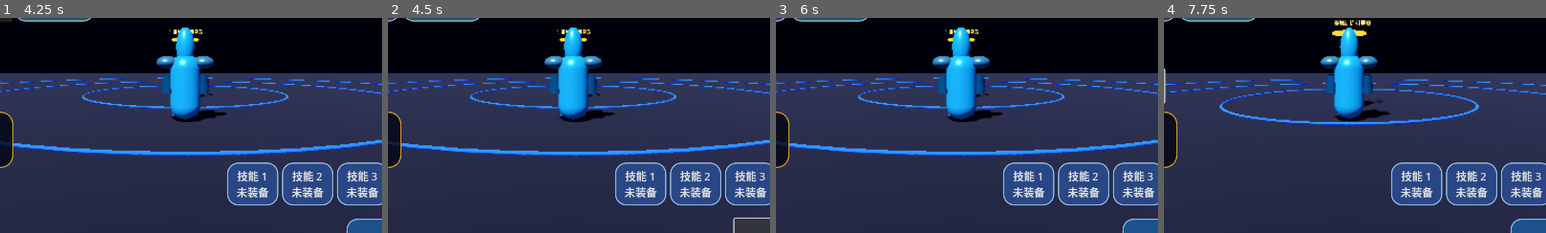
Above: before the commit, frames 1-4 (left to right).
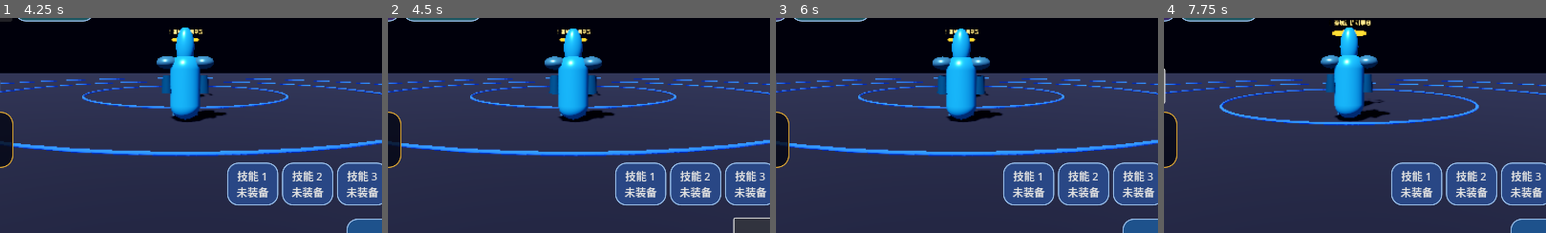
Above: after the commit, the same moments.

Repository: Qazwesrd/Saint-Seiya-Universe-War
Game: Godot game, scene res://scenes/main_menu.tscn
Two runs of this game, one before a commit and one after it. Both use one fixed random seed, a clock stepped at 60 frames per second and the inputs below.
Inputs:
- Up to frame 1 (4.25 s): click "开始新游戏 / 新建存档" at 0.5 s; click "开始新游戏 / 新建存档" at 1.25 s; click "继续游戏 / 存档管理" at 2 s; click "游戏设置" at 2.75 s; click "读取" at 3.5 s
- Up to frame 2 (4.5 s): click "闪避" at 4.25 s
- Up to frame 3 (6 s): click "连招" at 5 s; click "普攻" at 5.75 s
- Up to frame 4 (7.75 s): click "交谈 / 接任务" at 6.5 s; click "任务导航" at 7.25 s
The pictures show only the part of the screen within x 26-76%, y 29-79%; the shares and areas given below are measured in that part.

Frame 1 is identical in both runs. In frame 2, 0.3% of the frame differs, in the area x 41-60%, y 4-48%; in frame 3, 0.4%; in frame 4, 0.3%.

Commit message:
Add procedural idle movement, flight bob and combat recoil animation

Diff:
--- a/game/scripts/player.gd
+++ b/game/scripts/player.gd
@@ -23,6 +23,8 @@
 var camera_arm: SpringArm3D
 var camera_node: Camera3D
 var camera_pitch := -9.0
+var visual_root: Node3D
+var visual_pose_tween: Tween
 var auto_target_timer := 0.0
 var body_mat: StandardMaterial3D
 var armor_root: Node3D
@@ -56,6 +58,9 @@
     col.shape = shape
     col.position.y = 0.9
     add_child(col)
+    visual_root = Node3D.new()
+    visual_root.name = "PlayerVisualRoot"
+    add_child(visual_root)
     var body := MeshInstance3D.new()
     var mesh := CapsuleMesh.new()
     mesh.radius = 0.4
@@ -69,14 +74,14 @@
     body_mat.emission_enabled = true
     body_mat.emission = Color(0.03, 0.12, 0.35)
     body.material_override = body_mat
-    add_child(body)
+    visual_root.add_child(body)
     var head := MeshInstance3D.new()
     var head_mesh := SphereMesh.new()
     head_mesh.radius = 0.24
     head.mesh = head_mesh
     head.position.y = 1.95
     head.material_override = body_mat
-    add_child(head)
+    visual_root.add_child(head)
     _build_armor_visuals()
     RPGState.state_changed.connect(_on_rpg_state_changed)
     mount_indicator = MeshInstance3D.new()
@@ -91,7 +96,7 @@
     mount_material.emission_enabled = true
     mount_material.emission = Color(0.05, 0.45, 1.0)
     mount_indicator.material_override = mount_material
-    add_child(mount_indicator)
+    visual_root.add_child(mount_indicator)
     pivot = Node3D.new()
     pivot.global_position = global_position + Vector3(0, 1.5, 0)
     game.add_child(pivot)
@@ -103,6 +108,32 @@
     camera_node.current = true
     SettingsManager.settings_changed.connect(_on_camera_setting_changed)
     _apply_camera_settings()
+func _animate_visual_motion(delta: float) -> void:
+    if not is_instance_valid(visual_root):
+        return
+    var planar_speed := Vector2(velocity.x, velocity.z).length()
+    var movement_ratio := clampf(planar_speed / 7.0, 0.0, 1.0)
+    var clock := float(Time.get_ticks_msec()) * 0.012
+    var bob := sin(clock) * 0.035 * movement_ratio
+    if tenkishi_flight_active:
+        bob += sin(clock * 0.72) * 0.045
+    visual_root.position.y = lerpf(visual_root.position.y, bob, minf(1.0, delta * 9.0))
+    var target_roll := -move_input.x * 0.10
+    var target_pitch := move_input.y * 0.055
+    visual_root.rotation.z = lerp_angle(visual_root.rotation.z, target_roll, minf(1.0, delta * 8.0))
+    visual_root.rotation.x = lerp_angle(visual_root.rotation.x, target_pitch, minf(1.0, delta * 8.0))
+
+func _play_attack_pose(intensity: float = 1.0) -> void:
+    if not is_instance_valid(visual_root):
+        return
+    if is_instance_valid(visual_pose_tween):
+        visual_pose_tween.kill()
+    visual_root.scale = Vector3.ONE
+    visual_pose_tween = create_tween()
+    var recoil := Vector3(1.0 + 0.055 * intensity, 1.0 - 0.075 * intensity, 1.0 + 0.055 * intensity)
+    visual_pose_tween.tween_property(visual_root, "scale", recoil, 0.065)
+    visual_pose_tween.tween_property(visual_root, "scale", Vector3.ONE, 0.15)
+
 func _on_rpg_state_changed() -> void:
     var current_class := str(RPGState.profile.get("class_id", "pegasus"))
     if current_class != visual_class_id:
@@ -128,7 +159,7 @@
         armor_root.queue_free()
     armor_root = Node3D.new()
     armor_root.name = "ProceduralSaintArmor"
-    add_child(armor_root)
+    visual_root.add_child(armor_root)
     var class_id := str(RPGState.profile.get("class_id", "pegasus"))
     var class_data: Dictionary = SkillSystem.get_class_skill(class_id)
     armor_base_color = class_data.get("color", Color(0.22, 0.52, 0.92))
@@ -212,6 +243,7 @@
     auto_moving = false
 func _physics_process(delta: float) -> void:
     pivot.global_position = global_position + Vector3(0, 1.5, 0)
+    _animate_visual_motion(delta)
     attack_cd = maxf(0.0, attack_cd - delta)
     basic_combo_reset = maxf(0.0, basic_combo_reset - delta)
     if basic_combo_reset <= 0.0:
@@ -319,6 +351,7 @@
     basic_combo_step = (basic_combo_step % 3) + 1
     basic_combo_reset = 0.95
     attack_cd = 0.28 if basic_combo_step < 3 else 0.52
+    _play_attack_pose(0.85 if basic_combo_step < 3 else 1.15)
     var class_id := str(RPGState.profile.get("class_id", "pegasus"))
     var skill_data: Dictionary = SkillSystem.get_class_skill(class_id)
     var attack_stat := float(RPGState.get_combat_stats().get("attack", 14.0))
@@ -347,6 +380,7 @@
         game.call("show_notice", "小宇宙不足，需要 %.0f 点" % skill_cost)
         return
     cosmos -= skill_cost
+    _play_attack_pose(1.05)
     CombatSessionManager.record_skill_cast()
     skill_cd = float(skill_data.get("cooldown", 3.0))
     combo_window = 1.6
@@ -373,6 +407,7 @@
         game.call("show_notice", "小宇宙不足，无法施展连招")
         return
     cosmos -= cost
+    _play_attack_pose(1.35)
     CombatSessionManager.record_skill_cast(true)
     combo_window = 0.0
     skill_cd = maxf(skill_cd, 1.0)
@@ -390,6 +425,7 @@
         game.call("show_notice", "小宇宙能量不足或正在冷却")
         return
     cosmos -= 35.0
+    _play_attack_pose(1.45)
     burst_cd = 8.0
     _flash(Color(1.0, 0.4, 0.12))
     var class_id := str(RPGState.profile.get("class_id", "pegasus"))
@@ -410,6 +446,7 @@
     direction.y = 0
     if direction.length() < 0.1: direction = -global_transform.basis.z
     velocity = direction.normalized() * (15.0 if not heavenly_wings else 18.0)
+    _play_attack_pose(0.7)
     game.call("show_notice", "闪避！短暂无敌" if not heavenly_wings else "光翼闪身！天衣短暂无敌")
     _register_custom_combo_input("dodge")
 func toggle_lock() -> void:
@@ -622,6 +659,7 @@
         game.call("show_notice", "小宇宙不足，需要 %.0f 点" % cost)
         return false
     cosmos -= cost
+    _play_attack_pose(1.2)
     CombatSessionManager.record_skill_cast()
     ability_cooldowns[ability_id] = float(ability.get("cooldown", 6))
     var class_data: Dictionary = SkillSystem.get_class_skill(class_id)
